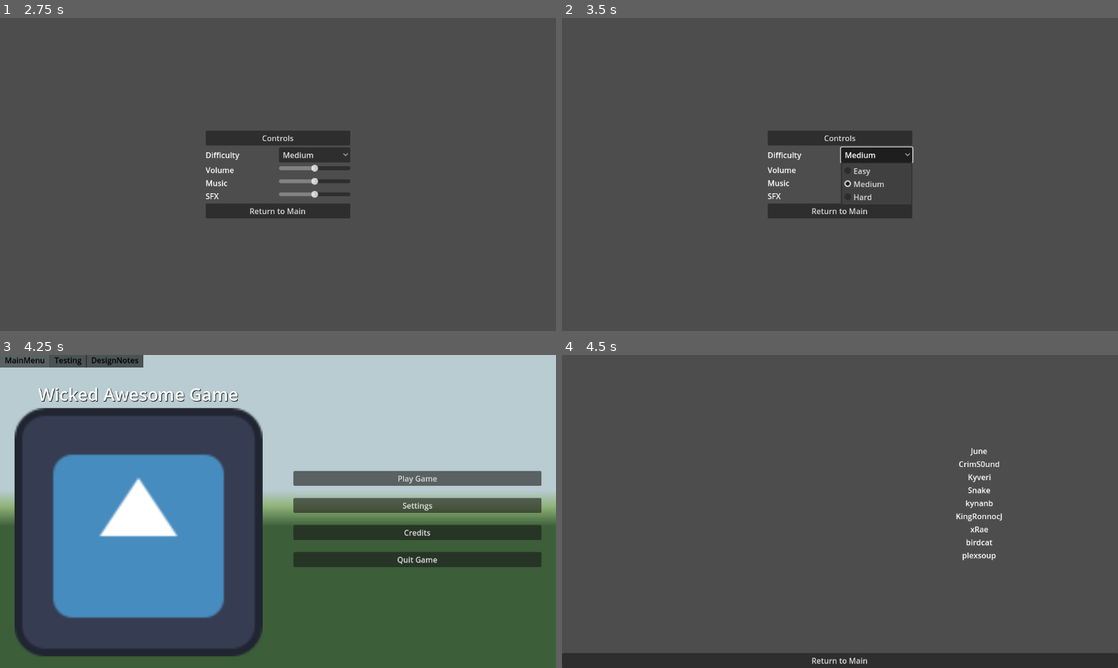
Above: before the commit, frames 1-4 (two rows, left to right).
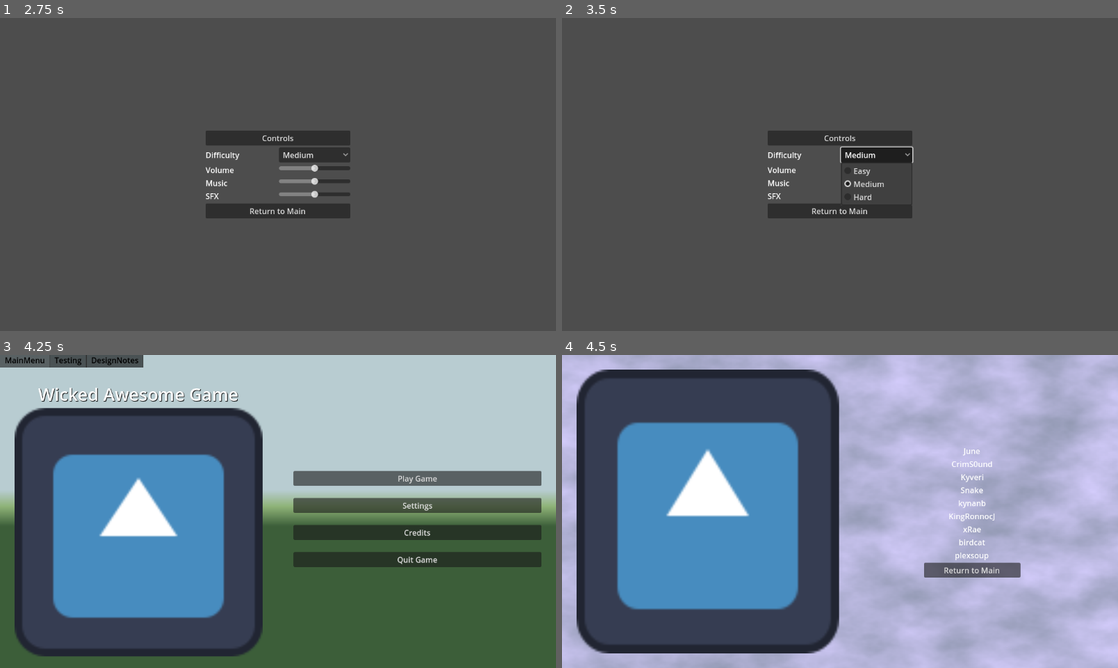
Above: after the commit, the same moments.

Repository: plexsoup/GWJ55
Game: Godot game, scene res://main.tscn
Two runs of this game, one before a commit and one after it. Both use one fixed random seed, a clock stepped at 60 frames per second and the inputs below. The engine's default icon, where the game draws it, is replaced by a stand-in: a white triangle on a blue panel in a dark square. Sound files missing from this copy of the repository are replaced by a short silence.
Inputs:
- Up to frame 1 (2.75 s): click "Play Game" at 0.5 s; click "Play Game" at 1.25 s; click "Settings" at 2 s
- Up to frame 2 (3.5 s): click "Medium" at 2.75 s
- Up to frame 3 (4.25 s): click "Return to Main" at 3.5 s
- Up to frame 4 (4.5 s): click "Credits" at 4.25 s

Frames 1-3 are identical in both runs. In frame 4, 82% of the frame differs, in the area x 0-100%, y 0-100%.

Commit message:
forward+ rendering

Diff:
--- a/Menus/Credits/credits.tscn
+++ b/Menus/Credits/credits.tscn
@@ -1,6 +1,16 @@
-[gd_scene load_steps=2 format=3 uid="uid://c50prk3xgh6et"]
+[gd_scene load_steps=6 format=3 uid="uid://c50prk3xgh6et"]
 
+[ext_resource type="Texture2D" uid="uid://b7joq1f8eak7h" path="res://icon.svg" id="1_aruoh"]
 [ext_resource type="PackedScene" uid="uid://dnn5t5pnixj0o" path="res://Menus/Buttons/return_to_main_button.tscn" id="2_mq5sm"]
+
+[sub_resource type="Gradient" id="Gradient_w58vh"]
+colors = PackedColorArray(0.5822, 0.60776, 0.71, 1, 0.841667, 0.81, 1, 1)
+
+[sub_resource type="FastNoiseLite" id="FastNoiseLite_mr7p1"]
+
+[sub_resource type="NoiseTexture2D" id="NoiseTexture2D_58ff5"]
+color_ramp = SubResource("Gradient_w58vh")
+noise = SubResource("FastNoiseLite_mr7p1")
 
 [node name="Credits" type="Control"]
 layout_mode = 3
@@ -10,72 +20,91 @@
 grow_horizontal = 2
 grow_vertical = 2
 
-[node name="VBoxContainer" type="VBoxContainer" parent="."]
+[node name="TextureRect" type="TextureRect" parent="."]
 layout_mode = 1
 anchors_preset = 15
 anchor_right = 1.0
 anchor_bottom = 1.0
 grow_horizontal = 2
 grow_vertical = 2
+texture = SubResource("NoiseTexture2D_58ff5")
 
-[node name="HBoxContainer" type="HBoxContainer" parent="VBoxContainer"]
+[node name="MarginContainer" type="MarginContainer" parent="."]
+layout_mode = 1
+anchors_preset = 15
+anchor_right = 1.0
+anchor_bottom = 1.0
+grow_horizontal = 2
+grow_vertical = 2
+theme_override_constants/margin_left = 30
+theme_override_constants/margin_top = 30
+theme_override_constants/margin_right = 30
+theme_override_constants/margin_bottom = 30
+
+[node name="VBoxContainer" type="VBoxContainer" parent="MarginContainer"]
+layout_mode = 2
+
+[node name="HBoxContainer" type="HBoxContainer" parent="MarginContainer/VBoxContainer"]
 layout_mode = 2
 size_flags_horizontal = 3
 size_flags_vertical = 3
 
-[node name="TextureRect" type="TextureRect" parent="VBoxContainer/HBoxContainer"]
+[node name="TextureRect" type="TextureRect" parent="MarginContainer/VBoxContainer/HBoxContainer"]
 layout_mode = 2
 size_flags_horizontal = 3
+texture = ExtResource("1_aruoh")
 
-[node name="VBoxContainer" type="VBoxContainer" parent="VBoxContainer/HBoxContainer"]
+[node name="VBoxContainer" type="VBoxContainer" parent="MarginContainer/VBoxContainer/HBoxContainer"]
 layout_mode = 2
 size_flags_horizontal = 3
 size_flags_vertical = 4
 
-[node name="June" type="Label" parent="VBoxContainer/HBoxContainer/VBoxContainer"]
+[node name="June" type="Label" parent="MarginContainer/VBoxContainer/HBoxContainer/VBoxContainer"]
 layout_mode = 2
 text = "June"
 horizontal_alignment = 1
 
-[node name="CrimS0und" type="Label" parent="VBoxContainer/HBoxContainer/VBoxContainer"]
+[node name="CrimS0und" type="Label" parent="MarginContainer/VBoxContainer/HBoxContainer/VBoxContainer"]
 layout_mode = 2
 text = "CrimS0und"
 horizontal_alignment = 1
 
-[node name="Kyveri" type="Label" parent="VBoxContainer/HBoxContainer/VBoxContainer"]
+[node name="Kyveri" type="Label" parent="MarginContainer/VBoxContainer/HBoxContainer/VBoxContainer"]
 layout_mode = 2
 text = "Kyveri"
 horizontal_alignment = 1
 
-[node name="Snake" type="Label" parent="VBoxContainer/HBoxContainer/VBoxContainer"]
+[node name="Snake" type="Label" parent="MarginContainer/VBoxContainer/HBoxContainer/VBoxContainer"]
 layout_mode = 2
 text = "Snake"
 horizontal_alignment = 1
 
-[node name="kynanb" type="Label" parent="VBoxContainer/HBoxContainer/VBoxContainer"]
+[node name="kynanb" type="Label" parent="MarginContainer/VBoxContainer/HBoxContainer/VBoxContainer"]
 layout_mode = 2
 text = "kynanb"
 horizontal_alignment = 1
 
-[node name="KingRonnocJ" type="Label" parent="VBoxContainer/HBoxContainer/VBoxContainer"]
+[node name="KingRonnocJ" type="Label" parent="MarginContainer/VBoxContainer/HBoxContainer/VBoxContainer"]
 layout_mode = 2
 text = "KingRonnocJ"
 horizontal_alignment = 1
 
-[node name="xRae" type="Label" parent="VBoxContainer/HBoxContainer/VBoxContainer"]
+[node name="xRae" type="Label" parent="MarginContainer/VBoxContainer/HBoxContainer/VBoxContainer"]
 layout_mode = 2
 text = "xRae"
 horizontal_alignment = 1
 
-[node name="birdcat" type="Label" parent="VBoxContainer/HBoxContainer/VBoxContainer"]
+[node name="birdcat" type="Label" parent="MarginContainer/VBoxContainer/HBoxContainer/VBoxContainer"]
 layout_mode = 2
 text = "birdcat"
 horizontal_alignment = 1
 
-[node name="plexsoup" type="Label" parent="VBoxContainer/HBoxContainer/VBoxContainer"]
+[node name="plexsoup" type="Label" parent="MarginContainer/VBoxContainer/HBoxContainer/VBoxContainer"]
 layout_mode = 2
 text = "plexsoup"
 horizontal_alignment = 1
 
-[node name="ReturnToMainButton" parent="VBoxContainer" instance=ExtResource("2_mq5sm")]
+[node name="ReturnToMainButton" parent="MarginContainer/VBoxContainer/HBoxContainer/VBoxContainer" instance=ExtResource("2_mq5sm")]
+custom_minimum_size = Vector2(200, 2.08165e-12)
 layout_mode = 2
+size_flags_horizontal = 4
--- a/project.godot
+++ b/project.godot
@@ -89,5 +89,4 @@
 
 [rendering]
 
-renderer/rendering_method="gl_compatibility"
 renderer/rendering_method.mobile="gl_compatibility"
